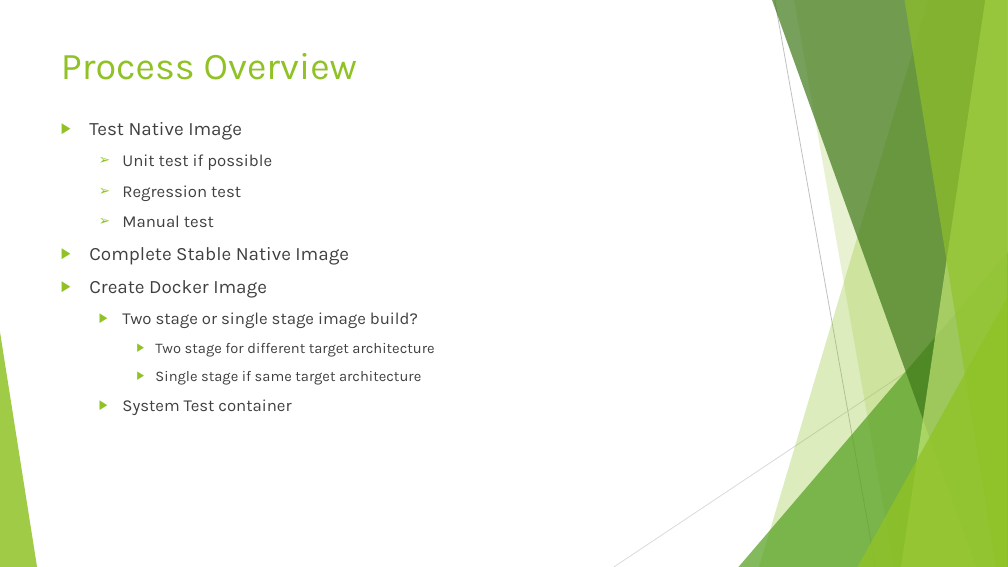
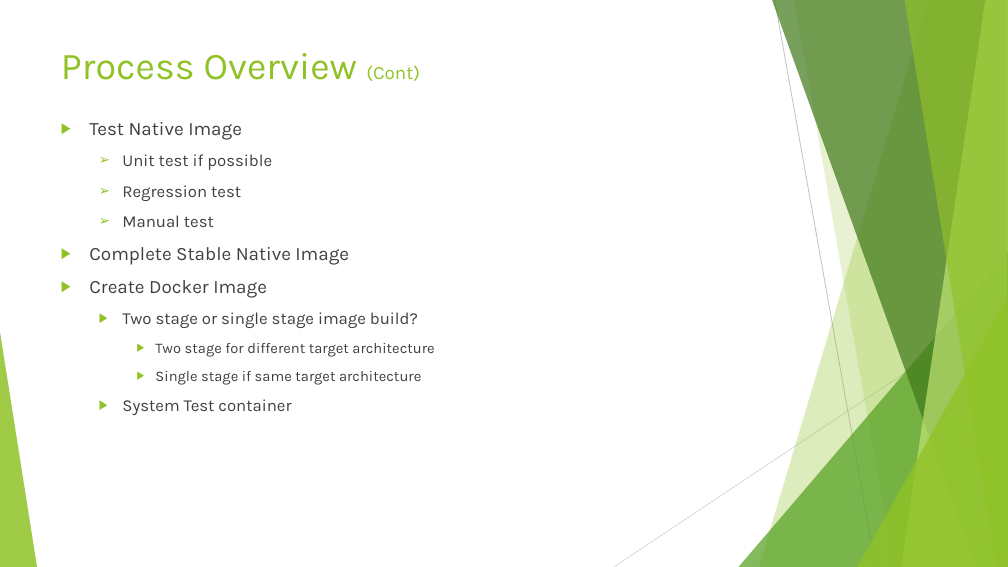
Before and after one commit to Rohan427/Qpid4Graal, a slide deck: slide 20 of doc/reference/GraalVm _Upgrade.pptx. Drawn at 1008x567 pixels with LibreOffice and Linux fonts; fonts in the diff are those of the drawing. Boxes give left, top, right and bottom in pixels: in the first picture for what was removed or moved away, otherwise in the second. Text is boxed around its words. In the diff, an @@ line names an element or a change of style, - is before the commit and + after.

```diff
--- a/doc/reference/GraalVm _Upgrade.pptx
+++ b/doc/reference/GraalVm _Upgrade.pptx
@@ title at (x1=61, y1=53, x2=420, y2=81): text changed @@
-Process Overview
+Process Overview (Cont)
```
Also in this commit, not shown: 5 other slides changed, 6 slides added, 2 other files.
